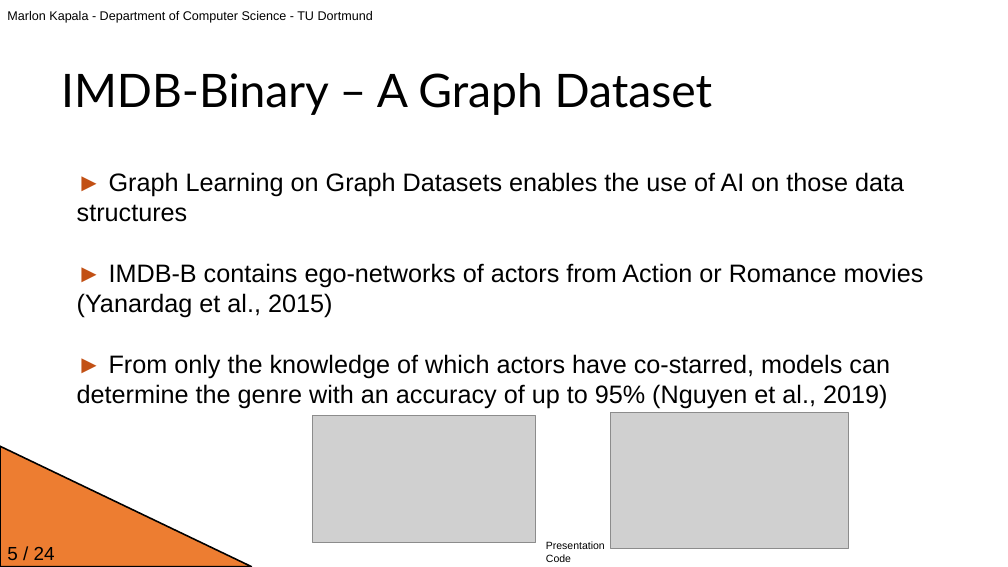
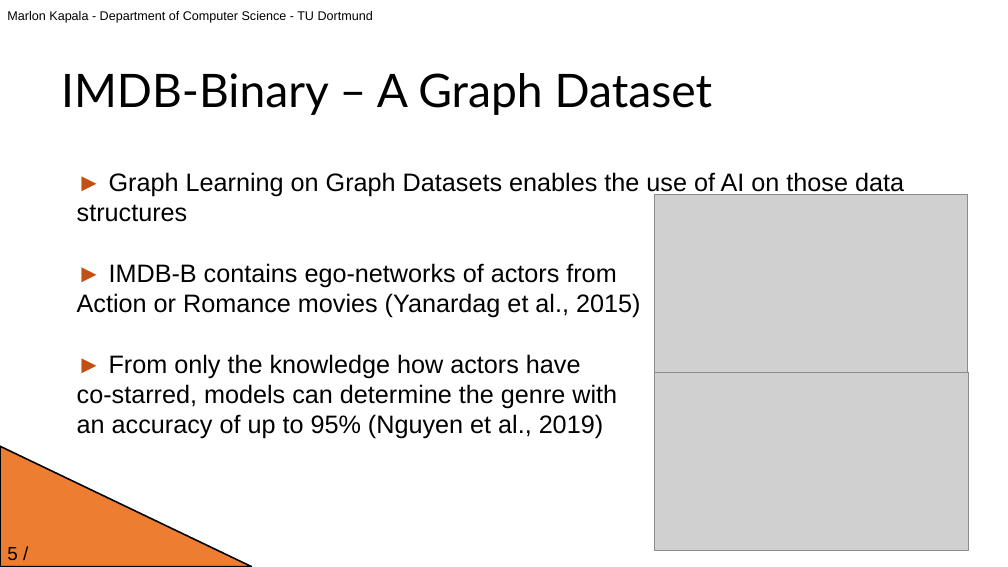
Before and after one commit to JavaLangMarlon/ddm-proseminar-tu-dortmund, a slide deck: slide 5 of presentation.pptx. Drawn at 1008x567 pixels with LibreOffice and Linux fonts; fonts in the diff are those of the drawing; grey boxes stand for pictures; background and template pictures are left out. Boxes give left, top, right and bottom in pixels: in the first picture for what was removed or moved away, otherwise in the second. Text is boxed around its words. In the diff, an @@ line names an element or a change of style, - is before the commit and + after.

```diff
--- a/presentation.pptx
+++ b/presentation.pptx
@@ picture: place and size @@
-picture at bbox=[312, 416, 535, 543]
+picture at bbox=[655, 194, 967, 372]
@@ text at bbox=[77, 263, 640, 439]: text changed @@
-► IMDB-B contains ego-networks of actors from Action or Romance movies (Yanardag et al., 2015)
-► From only the knowledge of which actors have co-starred, models can determine the genre with an accuracy of up to 95% (Nguyen et al., 2019)
+► IMDB-B contains ego-networks of actors from
+Action or Romance movies (Yanardag et al., 2015)
+► From only the knowledge how actors have
+co-starred, models can determine the genre with
+an accuracy of up to 95% (Nguyen et al., 2019)
@@ picture: place and size @@
-picture at bbox=[610, 413, 848, 548]
+picture at bbox=[655, 372, 969, 551]
@@ text removed at bbox=[546, 541, 605, 562] @@
-Presentation Code
```
Also in this commit, not shown: 23 other slides changed, 1 slide added, 1 other file.
